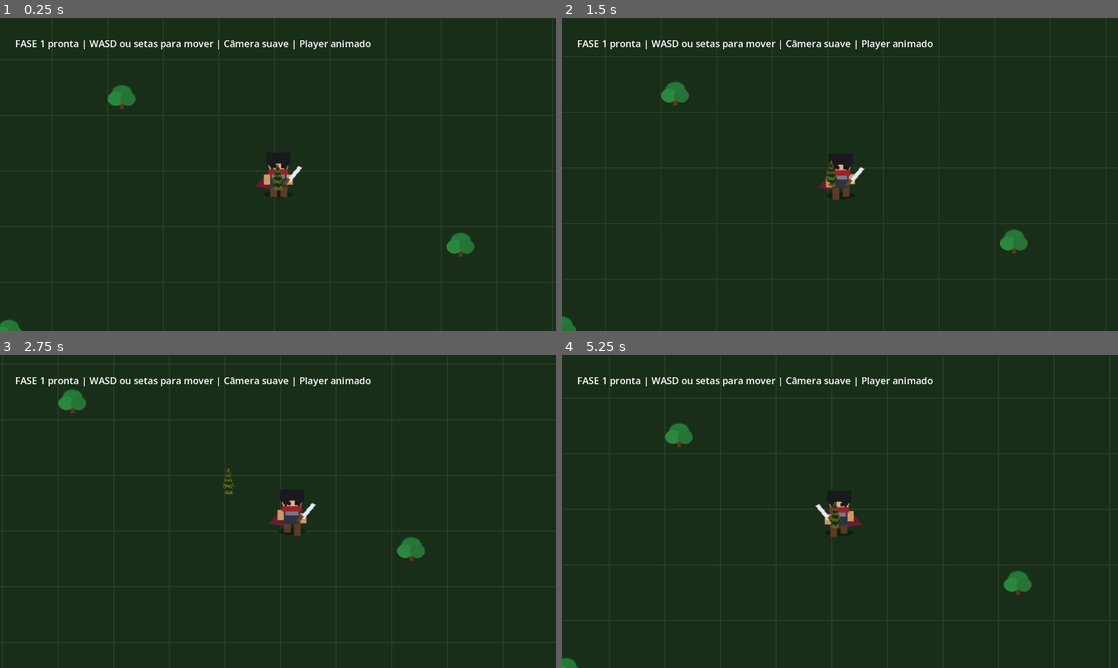
Above: before the commit, frames 1-4 (two rows, left to right).
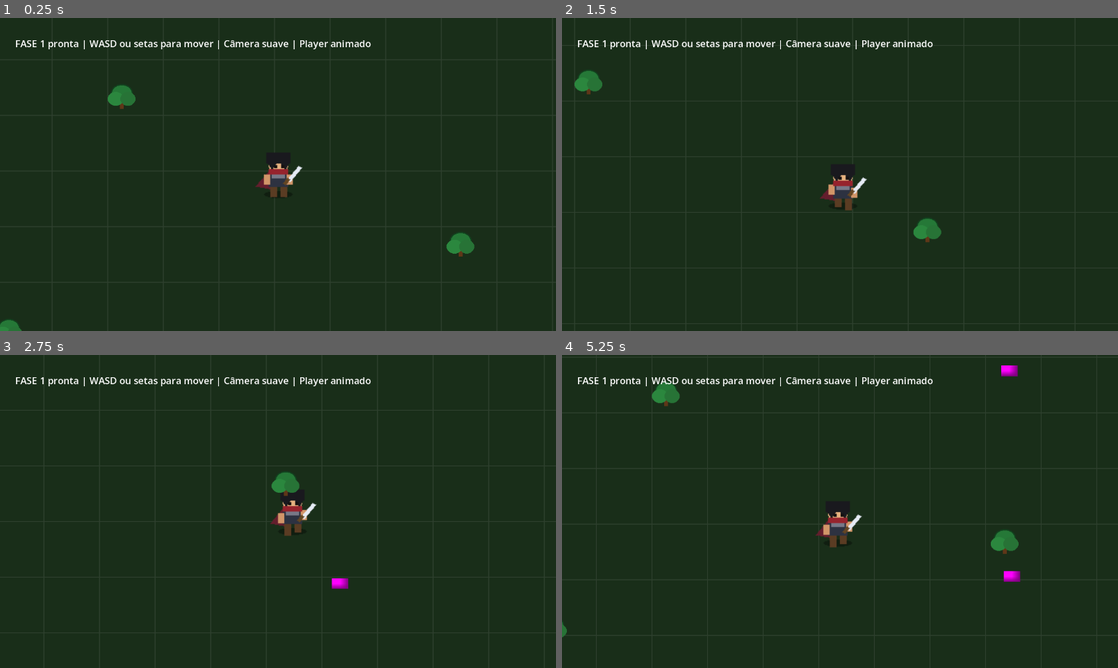
Above: after the commit, the same moments.

Repository: MarceloSalatino-crypto/realm-of-chaos
Game: Godot game, scene res://scenes/world.tscn
The game is run twice, just before and just after one commit, with the same random seed, the same clock (stepped at 60 frames per second) and the same inputs.
Inputs:
- Up to frame 1 (0.25 s): no input
- Up to frame 2 (1.5 s): tap Enter (ui_accept) at 0.5, 0.6, 0.77, 1.07, 1.35 s; hold D (move_right) 0.53-1.28 s; hold S (move_down) from 1.28 s (still down)
- Up to frame 3 (2.75 s): tap Enter (ui_accept) at 1.52, 1.82, 2.1 s; release S (move_down) at 2.03 s; hold D (move_right) from 2.03 s (still down)
- Up to frame 4 (5.25 s): release D (move_right) at 2.78 s; hold W (move_up) 2.78-3.53 s; tap Enter (ui_accept) at 2.85, 3.02, 3.32, 3.6, 3.77, 4.07, 4.35, 4.52, 4.82, 5.1 s; hold A (move_left) 3.53-5.03 s; hold S (move_down) from 5.03 s (still down)

The runs differ from the first frame. In frame 1, 0.1% of the frame differs, in the area x 49-52%, y 46-56%; in frame 2, 1.9%; in frame 3, 1.1%; in frame 4, 2.0%, in the area x 0-85%, y 3-100%.

Commit message:
so deus sabe
as

Diff:
--- a/realm_of_chaos_test/realm-of-chaos/scenes/enemies/enemies.gd
+++ /dev/null
@@ -1,11 +0,0 @@
-extends Node
-
-
-# Called when the node enters the scene tree for the first time.
-func _ready() -> void:
-	pass # Replace with function body.
-
-
-# Called every frame. 'delta' is the elapsed time since the previous frame.
-func _process(delta: float) -> void:
-	pass
--- a/realm_of_chaos_test/realm-of-chaos/scenes/enemies/enemy.tscn
+++ b/realm_of_chaos_test/realm-of-chaos/scenes/enemies/enemy.tscn
@@ -1,10 +1,18 @@
 [gd_scene format=3 uid="uid://cc1471b5os3wt"]
+
+[ext_resource type="Script" uid="uid://cfgi6guyvjfy" path="res://scripts/enemies/enemy.gd" id="1_6xk8f"]
+
+[sub_resource type="PlaceholderTexture2D" id="PlaceholderTexture2D_6xk8f"]
 
 [sub_resource type="CircleShape2D" id="CircleShape2D_ykcao"]
 
 [node name="Enemy" type="CharacterBody2D" unique_id=883073115]
+script = ExtResource("1_6xk8f")
 
 [node name="Sprite2D" type="Sprite2D" parent="." unique_id=277277948]
+position = Vector2(19.032251, 12.624999)
+scale = Vector2(37.935505, 24.75)
+texture = SubResource("PlaceholderTexture2D_6xk8f")
 
 [node name="CollisionShape2D" type="CollisionShape2D" parent="." unique_id=1801585419]
 position = Vector2(4, 45)
--- a/realm_of_chaos_test/realm-of-chaos/scenes/world.tscn
+++ b/realm_of_chaos_test/realm-of-chaos/scenes/world.tscn
@@ -5,7 +5,6 @@
 [ext_resource type="Texture2D" uid="uid://btvgahao4ow1u" path="res://assets/backgrounds/free_pixel_16_woods.png" id="2_71j4m"]
 [ext_resource type="Texture2D" uid="uid://63qmtmoj3xyd" path="res://assets/characters/player_sheet.png" id="3"]
 [ext_resource type="Texture2D" uid="uid://c36qsj6fu8oun" path="res://assets/environment/tree.png" id="4"]
-[ext_resource type="Texture2D" uid="uid://dvtqgtqymorbt" path="res://assets/environment/Tree/Tree_light shadow_4.png" id="6_qfnet"]
 
 [sub_resource type="TileSetAtlasSource" id="TileSetAtlasSource_qfnet"]
 texture = ExtResource("2_71j4m")
@@ -240,16 +239,16 @@
 size = Vector2(64, 57)
 
 [sub_resource type="CircleShape2D" id="CircleShape2D_k0juu"]
-radius = 31.0
+radius = 45.0
 
 [sub_resource type="CircleShape2D" id="CircleShape2D_71j4m"]
-radius = 31.0
+radius = 45.0
 
 [sub_resource type="CircleShape2D" id="CircleShape2D_qfnet"]
-radius = 31.0
+radius = 45.0
 
 [sub_resource type="CircleShape2D" id="CircleShape2D_i7141"]
-radius = 31.0
+radius = 45.0
 
 [node name="World" type="Node2D" unique_id=1219564319]
 script = ExtResource("1")
@@ -257,7 +256,7 @@
 [node name="Ground" type="TileMapLayer" parent="." unique_id=75280117]
 tile_set = SubResource("TileSet_i7141")
 
-[node name="Player" type="CharacterBody2D" parent="." unique_id=862811094]
+[node name="Player" type="CharacterBody2D" parent="." unique_id=862811094 groups=["player"]]
 script = ExtResource("2")
 
 [node name="AnimatedSprite2D" type="AnimatedSprite2D" parent="Player" unique_id=744901116]
@@ -275,13 +274,6 @@
 
 [node name="SwordSlash" type="Area2D" parent="Player" unique_id=224901722]
 position = Vector2(3, -3)
-
-[node name="Sprite2D" type="Sprite2D" parent="Player/SwordSlash" unique_id=1330214297]
-position = Vector2(0, 2)
-texture = ExtResource("3")
-offset = Vector2(0.25, 0.25)
-region_enabled = true
-region_rect = Rect2(0, 0, 64, 64)
 
 [node name="CollisionShape2D" type="CollisionShape2D" parent="Player/SwordSlash" unique_id=257248849]
 position = Vector2(417, 163.5)
@@ -347,6 +339,3 @@
 offset_bottom = 89.0
 theme_override_font_sizes/font_size = 22
 text = "FASE 1 pronta | WASD ou setas para mover | Câmera suave | Player animado"
-
-[node name="Sprite2D" type="Sprite2D" parent="." unique_id=1208004809]
-texture = ExtResource("6_qfnet")
--- /dev/null
+++ b/realm_of_chaos_test/realm-of-chaos/scripts/enemies/enemy.gd
@@ -0,0 +1,21 @@
+extends CharacterBody2D
+
+var speed = 80.0
+var hp = 3
+var player = null
+
+func _ready():
+	player = get_tree().get_first_node_in_group("player")
+	add_to_group("enemies")
+
+func _physics_process(delta):
+	if player == null:
+		return
+	var direction = (player.global_position - global_position).normalized()
+	velocity = direction * speed
+	move_and_slide()
+
+func take_damage(amount):
+	hp -= amount
+	if hp <= 0:
+		queue_free()
--- a/realm_of_chaos_test/realm-of-chaos/scripts/player.gd
+++ b/realm_of_chaos_test/realm-of-chaos/scripts/player.gd
@@ -1,9 +1,6 @@
 extends CharacterBody2D
 
 @export var speed: float = 300.0
-
-var attacking := false
-var last_direction := Vector2.RIGHT
 
 @onready var anim = $AnimatedSprite2D
 @onready var sword_slash = $SwordSlash
@@ -12,68 +9,13 @@
 	anim.play("idle")
 	sword_slash.hide()
 
-func _physics_process(delta):
-
+func _physics_process(_delta):
 	var direction = Vector2.ZERO
-
 	direction.x = Input.get_action_strength("move_right") - Input.get_action_strength("move_left")
 	direction.y = Input.get_action_strength("move_down") - Input.get_action_strength("move_up")
-
-	if direction != Vector2.ZERO:
-		last_direction = direction.normalized()
-
-	if Input.is_action_just_pressed("ui_accept"):
-		attack()
-
-	if attacking:
-		velocity = Vector2.ZERO
-		move_and_slide()
-		return
-
 	velocity = direction.normalized() * speed
-
 	move_and_slide()
-
 	if direction != Vector2.ZERO:
 		anim.play("walk")
 	else:
 		anim.play("idle")
-
-	if last_direction.x < 0:
-		anim.flip_h = true
-		sword_slash.position = Vector2(-55, 0)
-	elif last_direction.x > 0:
-		anim.flip_h = false
-		sword_slash.position = Vector2(55, 0)
-
-func attack():
-
-	if attacking:
-		return
-
-	attacking = true
-
-	sword_slash.show()
-
-	var start_pos = Vector2(35, -20)
-	var end_pos = Vector2(70, 20)
-
-	if last_direction.x < 0:
-		start_pos = Vector2(-35, -20)
-		end_pos = Vector2(-70, 20)
-
-	sword_slash.position = start_pos
-	sword_slash.rotation_degrees = -45
-
-	var tween = create_tween()
-	tween.tween_property(sword_slash, "position", end_pos, 0.12)
-	tween.parallel().tween_property(sword_slash, "rotation_degrees", 45, 0.12)
-
-	await tween.finished
-
-	sword_slash.hide()
-	sword_slash.rotation_degrees = 0
-
-	await get_tree().create_timer(0.10).timeout
-
-	attacking = false
--- a/realm_of_chaos_test/realm-of-chaos/scripts/world.gd
+++ b/realm_of_chaos_test/realm-of-chaos/scripts/world.gd
@@ -1,11 +1,33 @@
 extends Node2D
 
-func _draw() -> void:
+var enemy_scene = preload("res://scenes/enemies/enemy.tscn")
+var spawn_timer = 0.0
+var spawn_interval = 2.0
+var player = null
+
+func _ready():
+	player = get_tree().get_first_node_in_group("player")
+
+func _process(delta):
+	spawn_timer += delta
+	if spawn_timer >= spawn_interval:
+		spawn_timer = 0.0
+		spawn_enemy()
+
+func spawn_enemy():
+	if player == null:
+		return
+	var enemy = enemy_scene.instantiate()
+	add_child(enemy)
+	var angle = randf() * TAU
+	var distance = 400.0
+	var offset = Vector2(cos(angle), sin(angle)) * distance
+	enemy.global_position = player.global_position + offset
+
+func _draw():
 	var grid_size := 128
 	var limit := 5000
-
 	for x in range(-limit, limit + grid_size, grid_size):
 		draw_line(Vector2(x, -limit), Vector2(x, limit), Color(0.18, 0.25, 0.18), 2.0)
-
 	for y in range(-limit, limit + grid_size, grid_size):
 		draw_line(Vector2(-limit, y), Vector2(limit, y), Color(0.18, 0.25, 0.18), 2.0)
Not shown, removed: realm_of_chaos_test/realm-of-chaos/scenes/enemies/enemies.gd.uid
Not shown, added: realm_of_chaos_test/realm-of-chaos/scripts/enemies/enemy.gd.uid
